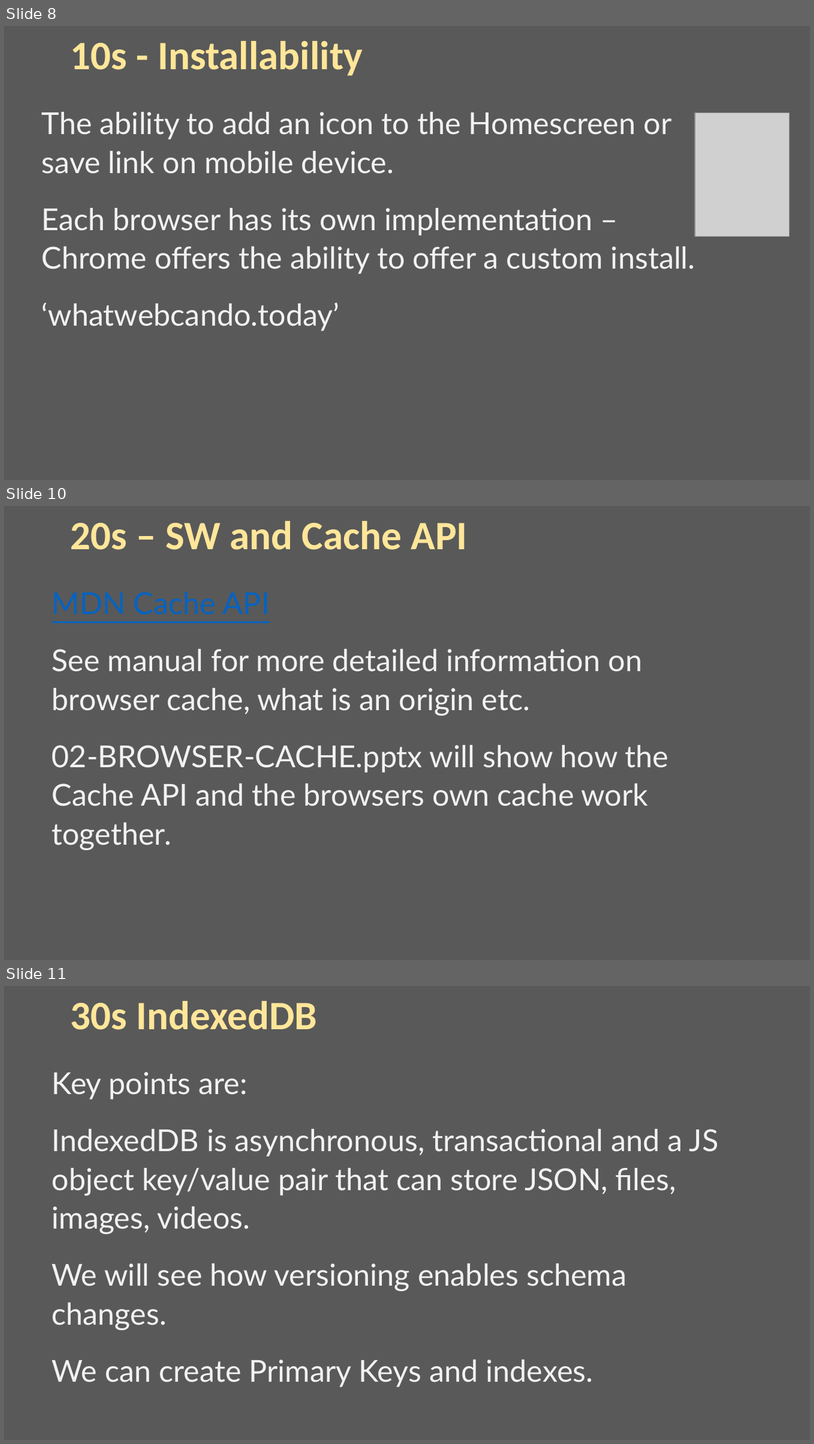
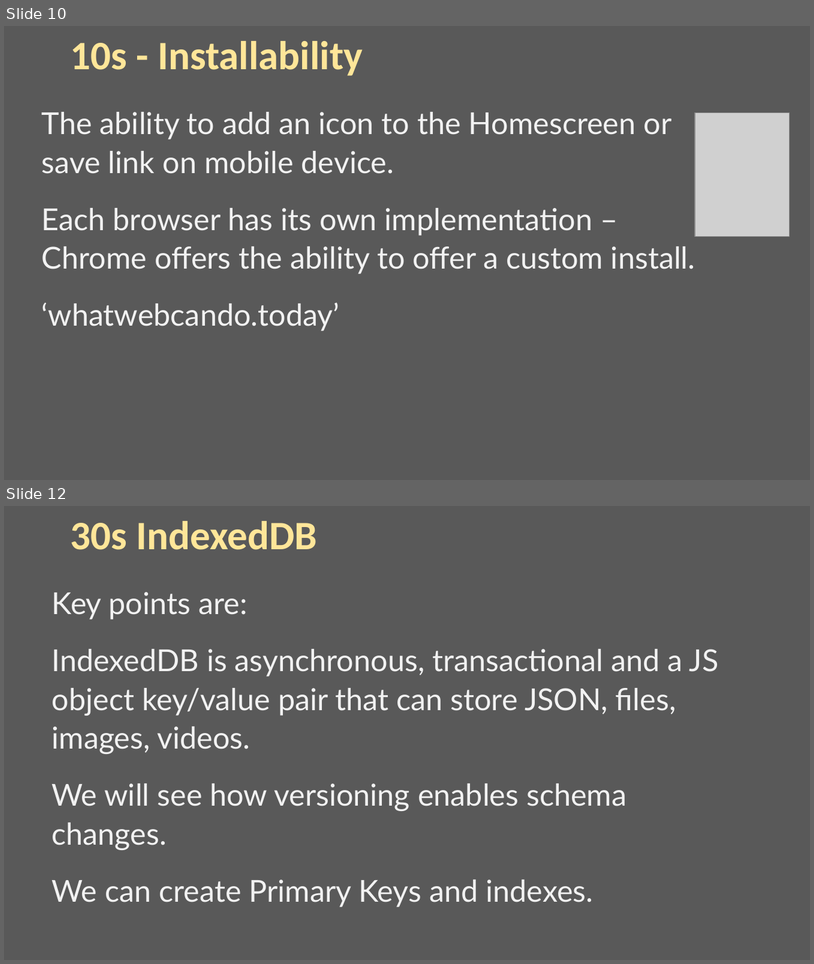
Before and after one commit to iwswordpress/asyncjs, a slide deck: 00-MAIN-ASYNCJS.pptx. Shown one above the other, each under a label of ours: slides 8, 10 and 11 before the commit, slides 10 and 12 after it; the slides between them are not shown. The pictures are 814x1444 and 814x964 pixels, drawn with LibreOffice and Linux fonts; fonts in the diff are those of the drawing; grey boxes stand for pictures. Boxes give left, top, right and bottom in pixels: in the first picture for what was removed or moved away, otherwise in the second. Text is boxed around its words. In the diff, an @@ line names an element or a change of style, - is before the commit and + after.

```diff
--- a/00-MAIN-ASYNCJS.pptx
+++ b/00-MAIN-ASYNCJS.pptx
@@ slide 10 removed at <box>4,506,810,960</box>, background #595959 @@
@@ title removed at <box>70,521,467,550</box> @@
-20s – SW and Cache API
@@ text removed at <box>52,649,669,850</box> @@
-MDN Cache API
-See manual for more detailed information on browser cache, what is an origin etc.
-02-BROWSER-CACHE.pptx will show how the Cache API and the browsers own cache work together.
@@ what was slide 8 is now slide 10 @@
@@ what was slide 11 is now slide 12 @@
```
Also in this commit, not shown: 4 slides changed, 2 slides added, 1 other file.
